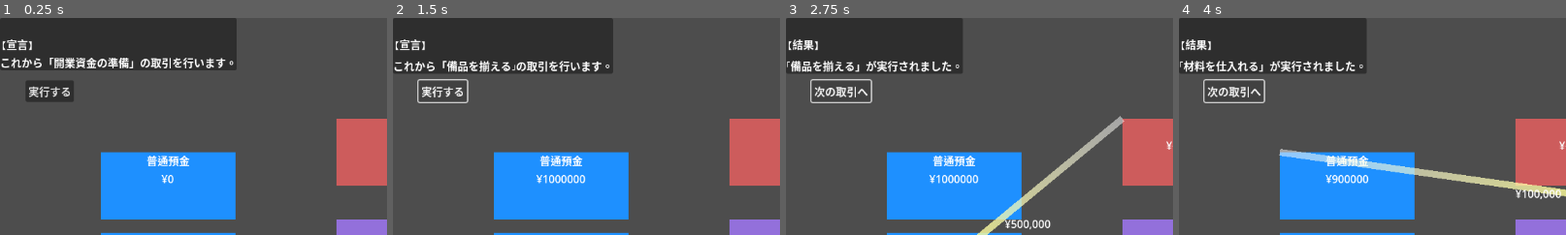
Above: before the commit, frames 1-4 (left to right).
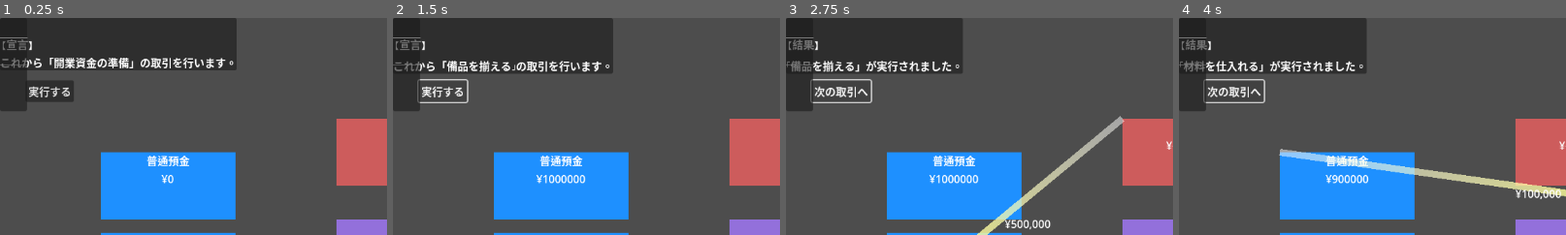
Above: after the commit, the same moments.

Repository: mjXmsdgh/BokiNodes
Game: Godot game, scene res://scenes/main.tscn
The game is run twice, just before and just after one commit, with the same random seed, the same clock (stepped at 60 frames per second) and the same inputs. The project has no main scene, so this scene is started directly.
Inputs:
- Up to frame 1 (0.25 s): no input
- Up to frame 2 (1.5 s): click "実行する" at 0.5 s; click "次の取引へ" at 1.25 s
- Up to frame 3 (2.75 s): click "実行する" at 2 s
- Up to frame 4 (4 s): click "次の取引へ" at 2.75 s; click "実行する" at 3.5 s
The pictures show only the part of the screen within x 0-50%, y 0-50%; the shares and areas given below are measured in that part.

The runs differ from the first frame. In frame 1, 1.7% of the frame differs, in the area x 0-8%, y 8-43%; in frame 2, 1.6%; in frame 3, 1.7%; in frame 4, 1.7%.
Error after the commit: Parse Error: Cannot find member "statements_updated" in base "FinancialStatementManager". (res://scripts/ui/financial_statement_panel.gd:14)

Commit message:
Add financial statement panel and logic
Introduced FinancialStatementPanel scene and its UI script to display financial statement data. Added FinancialStatementData resource and FinancialStatementManager for calculating and emitting statement updates. Updated main scene to include the new panel.

Diff:
--- a/bokinode/scenes/main.tscn
+++ b/bokinode/scenes/main.tscn
@@ -1,7 +1,8 @@
-[gd_scene load_steps=6 format=3 uid="uid://c8aqfdvo8f3kj"]
+[gd_scene load_steps=7 format=3 uid="uid://c8aqfdvo8f3kj"]
 
 [ext_resource type="Script" path="res://scripts/main.gd" id="1_dmf0e"]
 [ext_resource type="Script" path="res://scripts/BokiNodeLayoutManager.gd" id="2_ln54v"]
+[ext_resource type="PackedScene" uid="uid://b2j4chdw605i8" path="res://scenes/us/FinancialStatementPanel.tscn" id="2_ninmt"]
 [ext_resource type="Script" path="res://scripts/TutorialController.gd" id="3_g61ma"]
 [ext_resource type="Script" path="res://scripts/TransactionVisualizer.gd" id="4_vs8mt"]
 [ext_resource type="PackedScene" uid="uid://n1x7i2a7nfe0" path="res://scenes/TransactionIndicator.tscn" id="5_7d1yh"]
@@ -38,6 +39,8 @@
 offset_bottom = 124.0
 text = "Next"
 
+[node name="FinancialStatementPanel" parent="UI" instance=ExtResource("2_ninmt")]
+
 [node name="BokiNodeLayoutManager" type="Node" parent="."]
 script = ExtResource("2_ln54v")
 
--- /dev/null
+++ b/bokinode/scenes/us/FinancialStatementPanel.tscn
@@ -0,0 +1,83 @@
+[gd_scene load_steps=2 format=3 uid="uid://b2j4chdw605i8"]
+
+[ext_resource type="Script" path="res://scripts/ui/financial_statement_panel.gd" id="1_cuj6b"]
+
+[node name="FinancialStatementPanel" type="PanelContainer"]
+offset_right = 40.0
+offset_bottom = 40.0
+script = ExtResource("1_cuj6b")
+
+[node name="MarginContainer" type="MarginContainer" parent="."]
+layout_mode = 2
+
+[node name="VBoxContainer" type="VBoxContainer" parent="MarginContainer"]
+layout_mode = 2
+
+[node name="TitleLabel" type="Label" parent="MarginContainer/VBoxContainer"]
+layout_mode = 2
+
+[node name="HSeparator" type="HSeparator" parent="MarginContainer/VBoxContainer"]
+layout_mode = 2
+
+[node name="BS_Title" type="Label" parent="MarginContainer/VBoxContainer"]
+layout_mode = 2
+
+[node name="AssetRow" type="HBoxContainer" parent="MarginContainer/VBoxContainer"]
+layout_mode = 2
+
+[node name="Label" type="Label" parent="MarginContainer/VBoxContainer/AssetRow"]
+layout_mode = 2
+
+[node name="AssetValueLabel" type="Label" parent="MarginContainer/VBoxContainer/AssetRow"]
+layout_mode = 2
+
+[node name="LiabilityRow" type="HBoxContainer" parent="MarginContainer/VBoxContainer"]
+layout_mode = 2
+
+[node name="Label" type="Label" parent="MarginContainer/VBoxContainer/LiabilityRow"]
+layout_mode = 2
+
+[node name="LiabilityValueLabel" type="Label" parent="MarginContainer/VBoxContainer/LiabilityRow"]
+layout_mode = 2
+
+[node name="EquityRow" type="HBoxContainer" parent="MarginContainer/VBoxContainer"]
+layout_mode = 2
+
+[node name="Label" type="Label" parent="MarginContainer/VBoxContainer/EquityRow"]
+layout_mode = 2
+
+[node name="EquityValueLabel" type="Label" parent="MarginContainer/VBoxContainer/EquityRow"]
+layout_mode = 2
+
+[node name="HSeparator2" type="HSeparator" parent="MarginContainer"]
+layout_mode = 2
+
+[node name="PL_Title" type="Label" parent="MarginContainer"]
+layout_mode = 2
+
+[node name="RevenueRow" type="HBoxContainer" parent="MarginContainer"]
+layout_mode = 2
+
+[node name="Label" type="Label" parent="MarginContainer/RevenueRow"]
+layout_mode = 2
+
+[node name="RevenueValueLabel" type="Label" parent="MarginContainer/RevenueRow"]
+layout_mode = 2
+
+[node name="ExpenseRow" type="HBoxContainer" parent="MarginContainer"]
+layout_mode = 2
+
+[node name="Label" type="Label" parent="MarginContainer/ExpenseRow"]
+layout_mode = 2
+
+[node name="ExpenseValueLabel" type="Label" parent="MarginContainer/ExpenseRow"]
+layout_mode = 2
+
+[node name="ProfitRow" type="HBoxContainer" parent="MarginContainer"]
+layout_mode = 2
+
+[node name="Label" type="Label" parent="MarginContainer/ProfitRow"]
+layout_mode = 2
+
+[node name="ProfitValueLabel" type="Label" parent="MarginContainer/ProfitRow"]
+layout_mode = 2
--- /dev/null
+++ b/bokinode/scripts/managers/financial_statement_data.gd
@@ -0,0 +1,10 @@
+# financial_statement_data.gd
+class_name FinancialStatementData
+extends Resource
+
+@export var asset_total: int = 0
+@export var liability_total: int = 0
+@export var equity_total: int = 0
+@export var revenue_total: int = 0
+@export var expense_total: int = 0
+@export var net_profit: int = 0
--- /dev/null
+++ b/bokinode/scripts/managers/financial_statement_manager.gd
@@ -0,0 +1,70 @@
+class_name FinancialStatementManager
+extends Node
+
+# 計算結果が更新されたことを通知するシグナル
+signal statements_updated(data: FinancialStatementData)
+
+# 計算結果を格納するためのカスタムリソース
+var statements_data: FinancialStatementData
+
+# Ledgerシングルトンへの参照（フェーズ3で使います）
+# var ledger: Ledger = Ledger
+
+func _ready():
+	# ゲーム開始時に一度だけ計算を実行する
+	calculate_statements()
+
+# 財務諸表の数値を計算するメインの関数
+func calculate_statements():
+	# Ledgerから全ての勘定科目データを取得する（という想定）
+	# var all_accounts: Array[Account] = ledger.get_all_accounts()
+
+	# --- ここでは仮のデータで実装を進めます ---
+	# ※Ledgerが未実装のため、仮の勘定科目リストを作成します
+	var cash = Account.new()
+	cash.name = "現金"
+	cash.account_type = Account.Type.ASSET
+	cash.balance = 1000
+
+	var sales = Account.new()
+	sales.name = "売上"
+	sales.account_type = Account.Type.REVENUE
+	sales.balance = 500
+
+	var cost = Account.new()
+	cost.name = "仕入"
+	cost.account_type = Account.Type.EXPENSE
+	cost.balance = 200
+
+	var all_accounts: Array[Account] = [cash, sales, cost]
+	# --- 仮データここまで ---
+
+	var asset_total = 0
+	var liability_total = 0
+	var equity_total = 0
+	var revenue_total = 0
+	var expense_total = 0
+
+	for account in all_accounts:
+		match account.account_type:
+			Account.Type.ASSET: asset_total += account.balance
+			Account.Type.LIABILITY: liability_total += account.balance
+			Account.Type.EQUITY: equity_total += account.balance
+			Account.Type.REVENUE: revenue_total += account.balance
+			Account.Type.EXPENSE: expense_total += account.balance
+
+	var net_profit = revenue_total - expense_total
+	var total_equity_bs = equity_total + net_profit
+
+	statements_data = FinancialStatementData.new()
+	statements_data.asset_total = asset_total
+	statements_data.liability_total = liability_total
+	statements_data.equity_total = total_equity_bs
+	statements_data.revenue_total = revenue_total
+	statements_data.expense_total = expense_total
+	statements_data.net_profit = net_profit
+
+	# 計算完了を通知するシグナルを発行
+	statements_updated.emit(statements_data)
+
+	print("財務諸表の計算が完了しました: ", statements_data)
--- /dev/null
+++ b/bokinode/scripts/ui/financial_statement_panel.gd
@@ -0,0 +1,27 @@
+class_name FinancialStatementPanel
+extends PanelContainer
+
+# 各Labelへの参照
+@onready var asset_value_label: Label = %AssetValueLabel
+@onready var liability_value_label: Label = %LiabilityValueLabel
+@onready var equity_value_label: Label = %EquityValueLabel
+@onready var revenue_value_label: Label = %RevenueValueLabel
+@onready var expense_value_label: Label = %ExpenseValueLabel
+@onready var profit_value_label: Label = %ProfitValueLabel
+
+func _ready():
+	# Managerのシグナルに関数を接続する
+	FinancialStatementManager.statements_updated.connect(_on_statements_updated)
+
+	# もし接続時点でデータがすでにあれば、一度表示を更新しておく
+	if FinancialStatementManager.statements_data:
+		_on_statements_updated(FinancialStatementManager.statements_data)
+
+# シグナルを受け取って表示を更新する関数
+func _on_statements_updated(data: FinancialStatementData):
+	asset_value_label.text = "¥{:,}".format({"value": data.asset_total})
+	liability_value_label.text = "¥{:,}".format({"value": data.liability_total})
+	equity_value_label.text = "¥{:,}".format({"value": data.equity_total})
+	revenue_value_label.text = "¥{:,}".format({"value": data.revenue_total})
+	expense_value_label.text = "¥{:,}".format({"value": data.expense_total})
+	profit_value_label.text = "¥{:,}".format({"value": data.net_profit})
